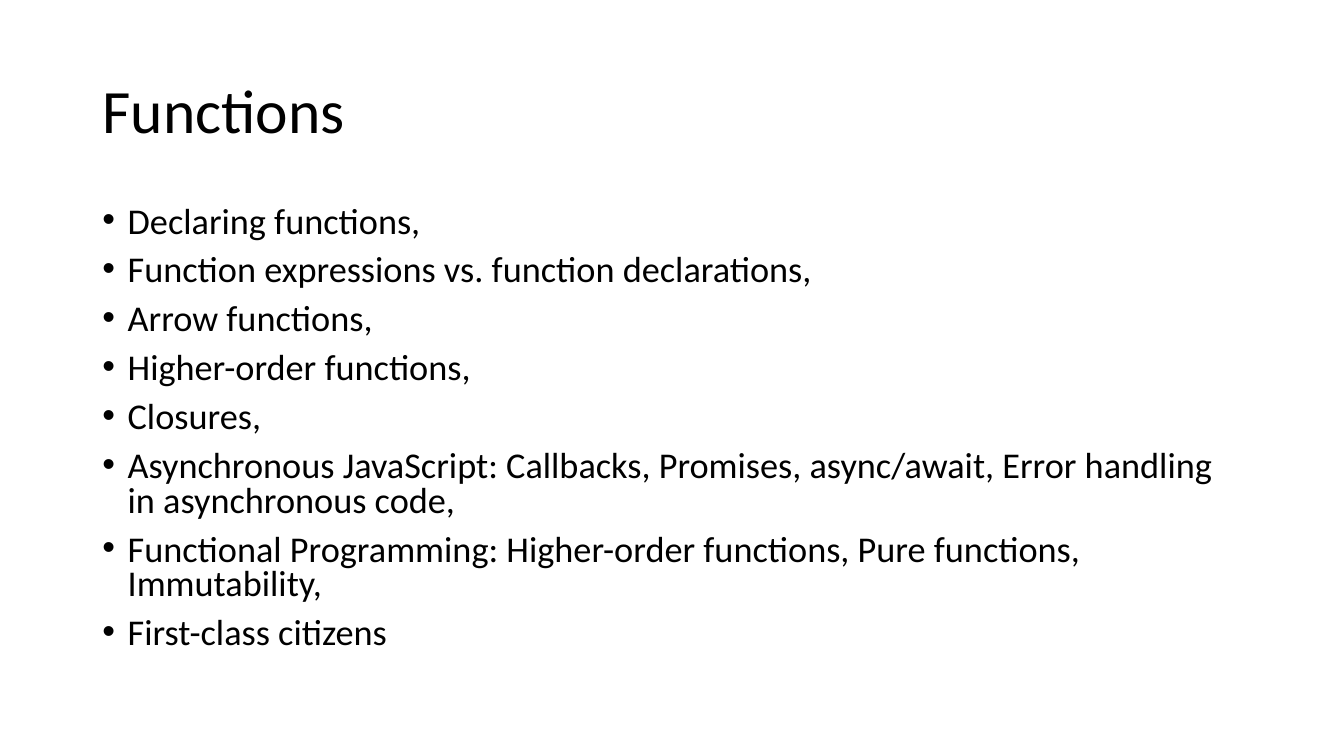
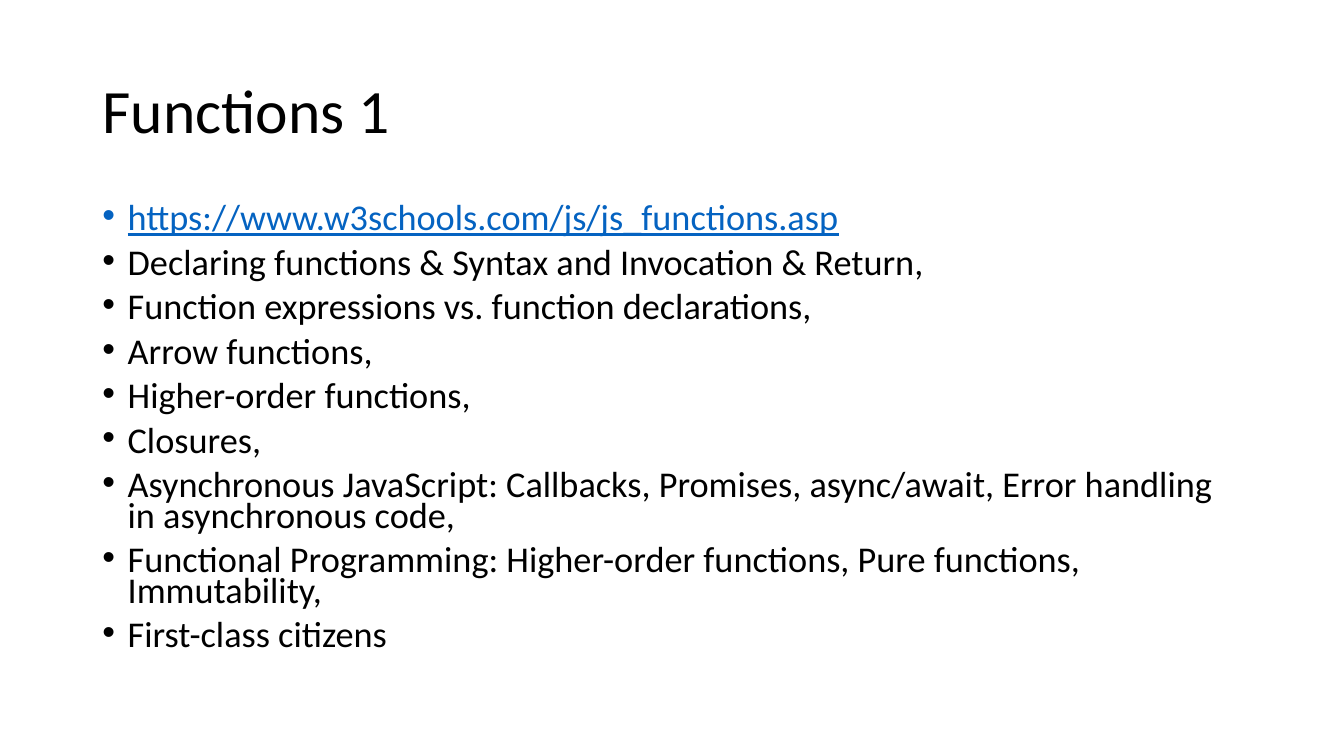
Before and after one commit to babumiya435/Portfolio, a slide deck: slide 8 of usp/Lstructure.pptx (slide 6 before the commit). Drawn at 1344x756 pixels with LibreOffice and Linux fonts; fonts in the diff are those of the drawing. Boxes give left, top, right and bottom in pixels: in the first picture for what was removed or moved away, otherwise in the second. Text is boxed around its words. In the diff, an @@ line names an element or a change of style, - is before the commit and + after.

```diff
--- a/usp/Lstructure.pptx
+++ b/usp/Lstructure.pptx
@@ title at (102,90,390,134): text changed @@
-Functions
+Functions 1
@@ text at (128,204,923,282): text changed @@
-• Declaring functions,
+• https://www.w3schools.com/js/js_functions.asp
+• Declaring functions & Syntax and Invocation & Return,
@@ text at (128,293,1212,648): line spacing 0.8 to 0.7 @@
```
Also in this commit, not shown: 7 other slides changed, 12 slides added.
